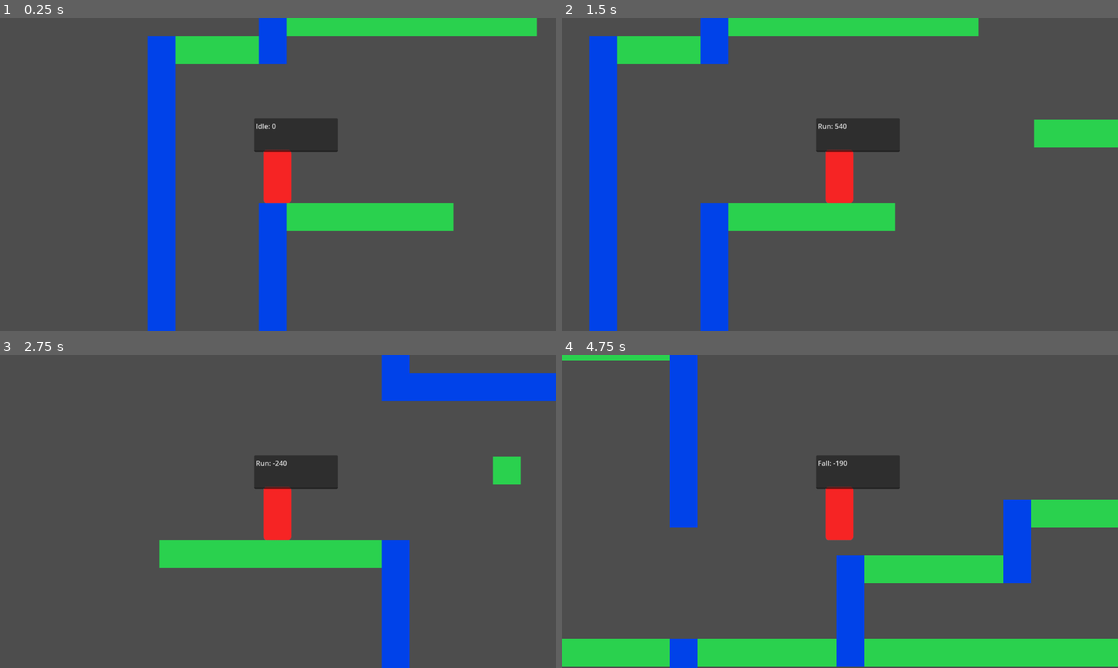
Above: before the commit, frames 1-4 (two rows, left to right).
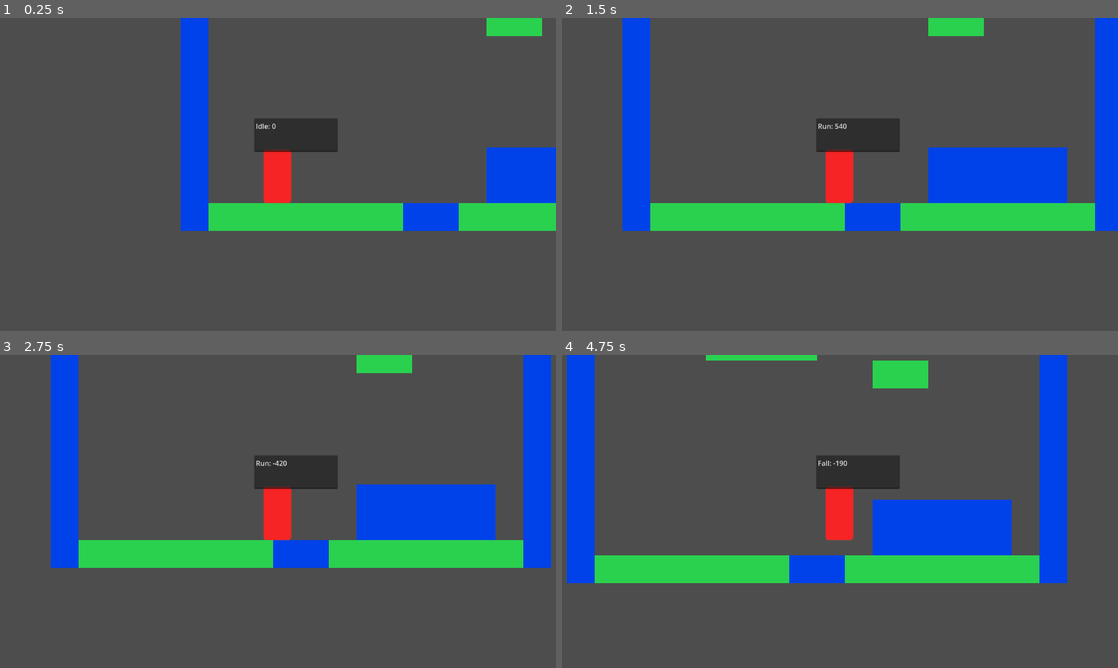
Above: after the commit, the same moments.

Repository: ameliakn/SamuraiGameJam
Game: Godot game, scene res://Levels/concept_level.tscn
Two runs of this game, one before a commit and one after it. Both use one fixed random seed, a clock stepped at 60 frames per second and the inputs below.
Inputs:
- Up to frame 1 (0.25 s): no input
- Up to frame 2 (1.5 s): tap Enter at 0.5 s; hold D (dir_right) from 0.53 s (still down); tap U (dash) at 0.6 s; tap Space (jump) at 0.77 s; tap K (ground_atack) at 1.35 s
- Up to frame 3 (2.75 s): tap Space (jump) at 1.52 s; release D (dir_right) at 2.03 s; hold A (dir_left) from 2.03 s (still down); tap U (dash) at 2.1 s
- Up to frame 4 (4.75 s): release A (dir_left) at 2.78 s; hold D (dir_right) 2.78-4.28 s; tap K (ground_atack) at 2.85, 4.35 s; tap Space (jump) at 3.02, 3.77, 4.52 s; tap U (dash) at 3.6 s; hold A (dir_left) from 4.28 s (still down)

The runs differ from the first frame. In frame 1, 20% of the frame differs, in the area x 26-100%, y 0-100%; in frame 2, 27%; in frame 3, 20%; in frame 4, 32%, in the area x 0-100%, y 0-100%.

Commit message:
Level Design e Ajeitando os Valroes e Posição dos Inimigos

Diff:
--- a/Character/protagonist.tscn
+++ b/Character/protagonist.tscn
@@ -8,7 +8,7 @@
 size = Vector2(64, 124)
 
 [sub_resource type="CircleShape2D" id="CircleShape2D_8fhg7"]
-radius = 162.521
+radius = 306.367
 
 [node name="CharacterBody2D" type="CharacterBody2D" groups=["Character"]]
 position = Vector2(1, -68)
--- a/Levels/concept_level.tscn
+++ b/Levels/concept_level.tscn
@@ -178,38 +178,67 @@
 [node name="FloorTileMap" type="TileMap" parent="."]
 tile_set = SubResource("TileSet_4hua1")
 format = 2
-
 layer_0/tile_data = PackedInt32Array(0, 0, 0, 65536, 0, 0, 131072, 0, 0, 196608, 0, 0, 262144, 0, 0, 327680, 0, 0, 3932 …(21064 unchanged characters)…
 
 [node name="Camera2D" type="Camera2D" parent="."]
-position = Vector2(7532, -5268)
+position = Vector2(7712, -1632)
 
 [node name="CharacterBody2D" parent="." instance=ExtResource("4_h57px")]
-position = Vector2(7532, -5268)
+position = Vector2(7712, -1632)
+MAX_SPEED = 800.0
 INITALPOSITION = Vector2(200, 500)
-
 WalljumpHeight = -900
+DASH_DISTANCE = 50
 
 [node name="RemoteTransform2D" type="RemoteTransform2D" parent="CharacterBody2D"]
 remote_path = NodePath("../../Camera2D")
 
-[node name="FlyingEnemy" parent="." instance=ExtResource("4_ajbd5")]
-position = Vector2(5136, 406)
-
-[node name="FlyingEnemy2" parent="." instance=ExtResource("4_ajbd5")]
-position = Vector2(4516, 715)
-
-[node name="FlyingEnemy3" parent="." instance=ExtResource("4_ajbd5")]
-position = Vector2(5872, 193)
-
-[node name="FlyingEnemy4" parent="." instance=ExtResource("4_ajbd5")]
-position = Vector2(8132, 784)
-
-[node name="FlyingEnemy5" parent="." instance=ExtResource("4_ajbd5")]
-position = Vector2(8783, 480)
-
-[node name="FlyingEnemy6" parent="." instance=ExtResource("4_ajbd5")]
-position = Vector2(9037, 182)
-
-[node name="FlyingEnemy7" parent="." instance=ExtResource("4_ajbd5")]
-position = Vector2(11026, 826)
+[node name="Node2D" type="Node2D" parent="."]
+
+[node name="FlyingEnemy5" parent="Node2D" instance=ExtResource("4_ajbd5")]
+position = Vector2(8736, 608)
+
+[node name="FlyingEnemy3" parent="Node2D" instance=ExtResource("4_ajbd5")]
+position = Vector2(5856, 352)
+
+[node name="FlyingEnemy" parent="Node2D" instance=ExtResource("4_ajbd5")]
+position = Vector2(8160, -3296)
+
+[node name="FlyingEnemy2" parent="Node2D" instance=ExtResource("4_ajbd5")]
+position = Vector2(4576, 672)
+
+[node name="FlyingEnemy4" parent="Node2D" instance=ExtResource("4_ajbd5")]
+position = Vector2(8224, 800)
+
+[node name="FlyingEnemy6" parent="Node2D" instance=ExtResource("4_ajbd5")]
+position = Vector2(8928, 416)
+
+[node name="FlyingEnemy7" parent="Node2D" instance=ExtResource("4_ajbd5")]
+position = Vector2(5600, 480)
+
+[node name="FlyingEnemy8" parent="Node2D" instance=ExtResource("4_ajbd5")]
+position = Vector2(8032, -3712)
+
+[node name="FlyingEnemy10" parent="Node2D" instance=ExtResource("4_ajbd5")]
+position = Vector2(9312, -4448)
+
+[node name="FlyingEnemy12" parent="Node2D" instance=ExtResource("4_ajbd5")]
+position = Vector2(14368, -288)
+
+[node name="FlyingEnemy13" parent="Node2D" instance=ExtResource("4_ajbd5")]
+position = Vector2(14944, -352)
+
+[node name="FlyingEnemy14" parent="Node2D" instance=ExtResource("4_ajbd5")]
+position = Vector2(12832, -608)
+
+[node name="FlyingEnemy11" parent="Node2D" instance=ExtResource("4_ajbd5")]
+position = Vector2(8864, -4640)
+
+[node name="FlyingEnemy15" parent="Node2D" instance=ExtResource("4_ajbd5")]
+position = Vector2(12832, -800)
+
+[node name="FlyingEnemy16" parent="Node2D" instance=ExtResource("4_ajbd5")]
+position = Vector2(12768, -1184)
+
+[node name="FlyingEnemy17" parent="Node2D" instance=ExtResource("4_ajbd5")]
+position = Vector2(13536, -2016)
